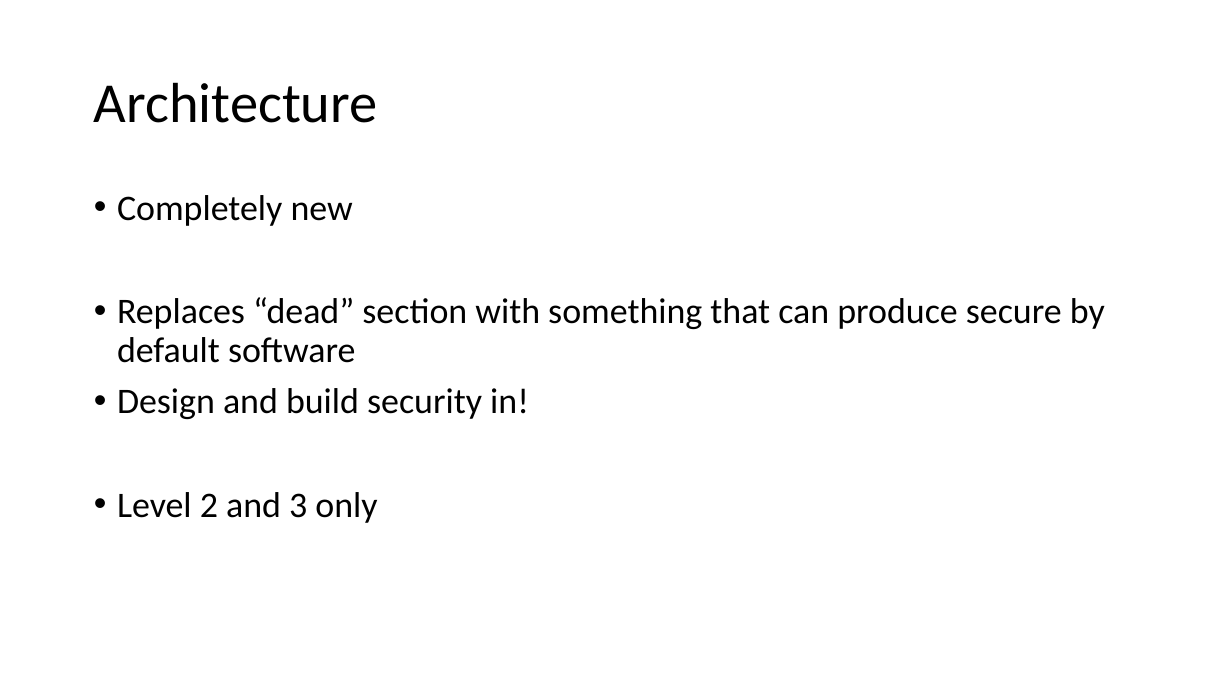
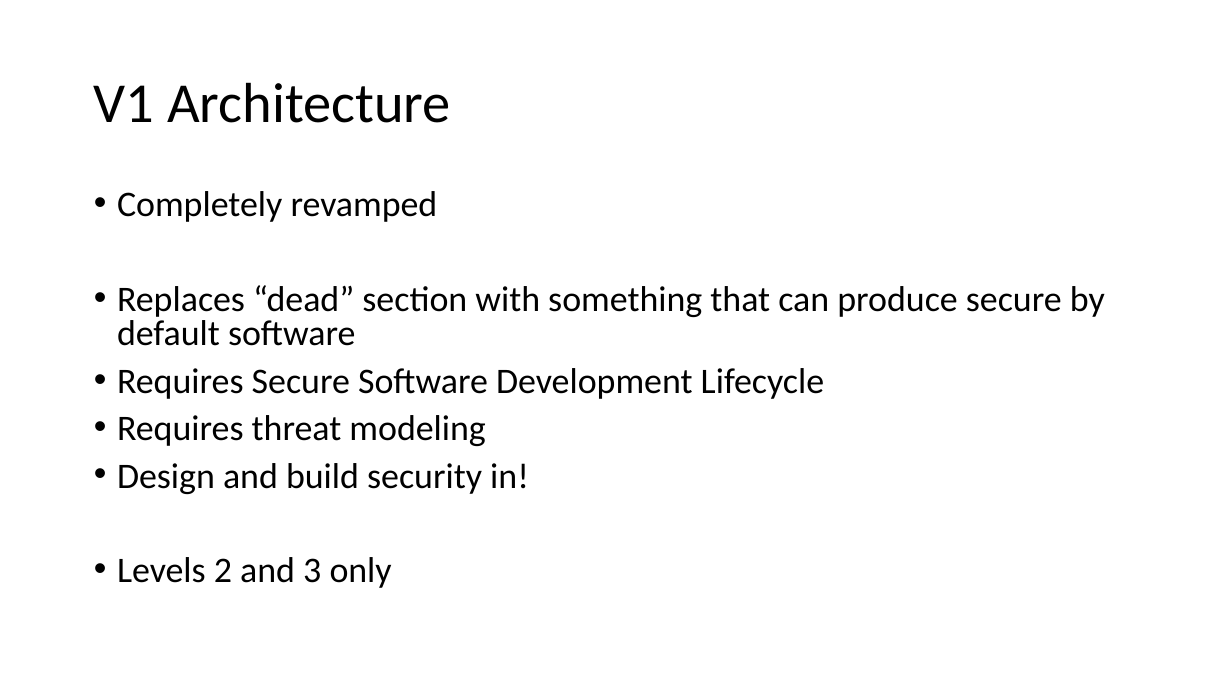
Before and after one commit to OWASP/ASVS, a slide deck: slide 15 of 4.0/presentations/NullCon 2019 ASVS 4.0 Release.pptx. Drawn at 1232x693 pixels with LibreOffice and Linux fonts; fonts in the diff are those of the drawing; background and template pictures are left out. Boxes give left, top, right and bottom in pixels: in the first picture for what was removed or moved away, otherwise in the second. Text is boxed around its words. In the diff, an @@ line names an element or a change of style, - is before the commit and + after.

```diff
--- a/4.0/presentations/NullCon 2019 ASVS 4.0 Release.pptx
+++ b/4.0/presentations/NullCon 2019 ASVS 4.0 Release.pptx
@@ title at [94, 82, 451, 123]: text changed @@
-Architecture
+V1 Architecture
@@ text at [117, 191, 438, 222]: text changed @@
-• Completely new
+• Completely revamped
@@ text at [117, 285, 1105, 494]: line spacing 0.9 to 0.8 @@
@@ text at [117, 368, 824, 446]: paragraphs added @@
+• Requires Secure Software Development Lifecycle
+• Requires threat modeling
@@ text at [117, 557, 392, 588]: text changed @@
-• Level 2 and 3 only
+• Levels 2 and 3 only
```
Also in this commit, not shown: 9 other slides changed, 5 slides added.
